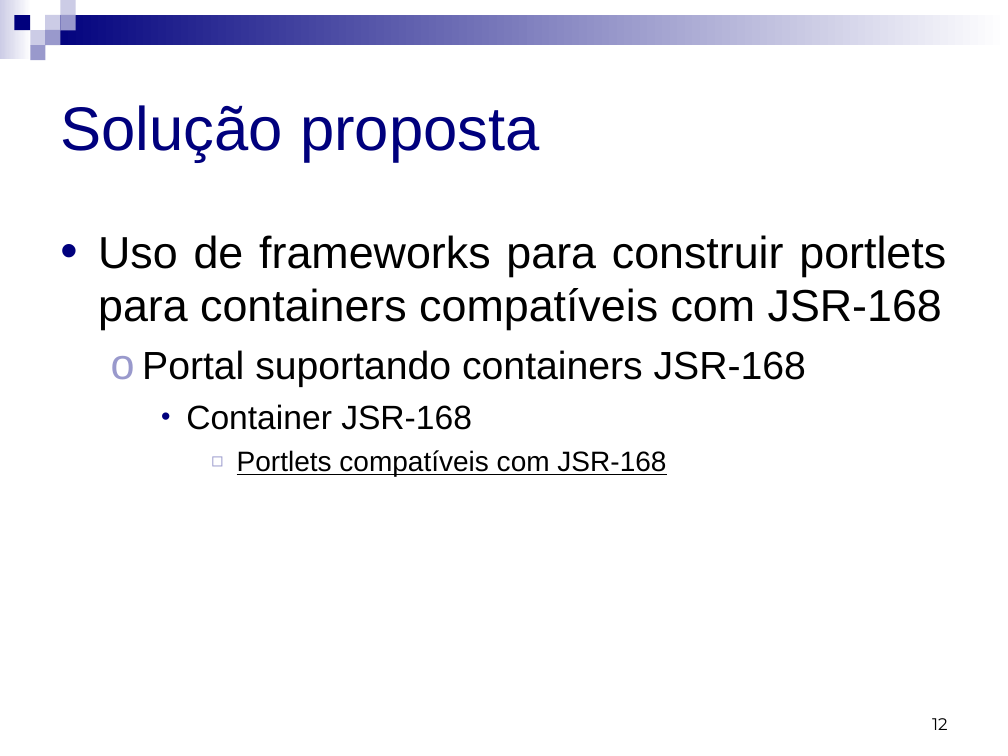
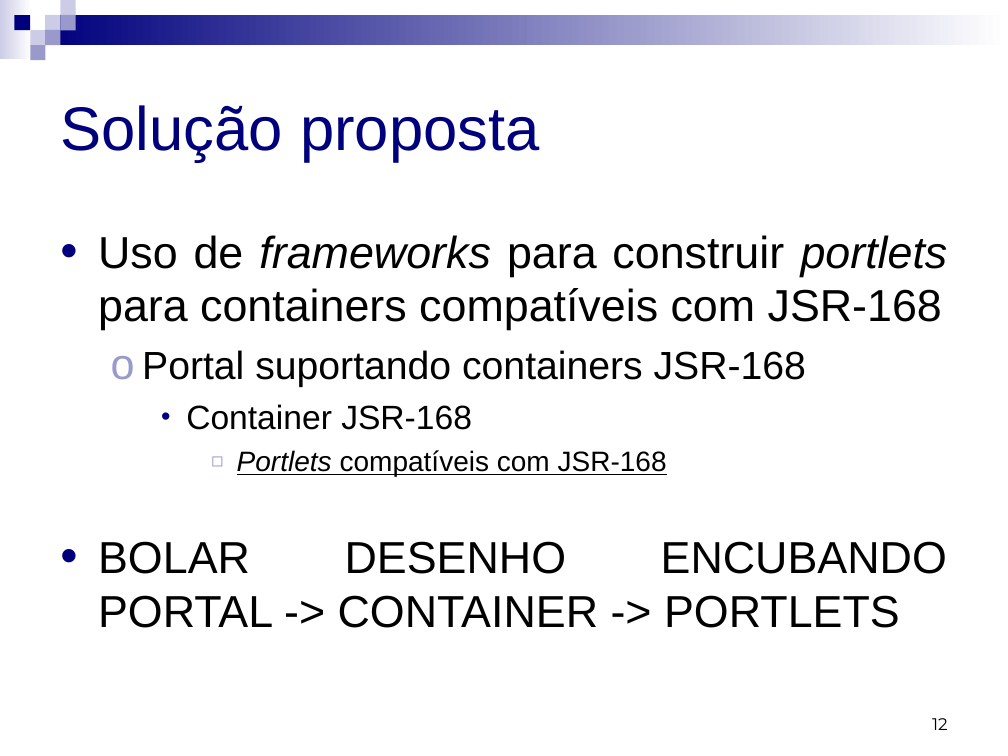
Before and after one commit to micheldavid/tcc-michel, a slide deck: slide 12 of Apresentação/Michel David da Costa - Apresentação.ppt. Drawn at 1008x756 pixels with LibreOffice and Linux fonts; fonts in the diff are those of the drawing. Boxes give left, top, right and bottom in pixels: in the first picture for what was removed or moved away, otherwise in the second. Text is boxed around its words. In the diff, an @@ line names an element or a change of style, - is before the commit and + after.

Commit message:
revisada -- ainda falta o grafico do portal / container / portlets

```diff
--- a/Apresentação/Michel David da Costa - Apresentação.ppt
+++ b/Apresentação/Michel David da Costa - Apresentação.ppt
@@ text at box(98, 235, 948, 476): italic on in "frameworks portlets", "Portlets" @@
@@ text at box(98, 541, 947, 628): paragraph added @@
+• BOLAR DESENHO ENCUBANDO PORTAL -> CONTAINER -> PORTLETS
```
Also in this commit, not shown: 3 other slides changed.
